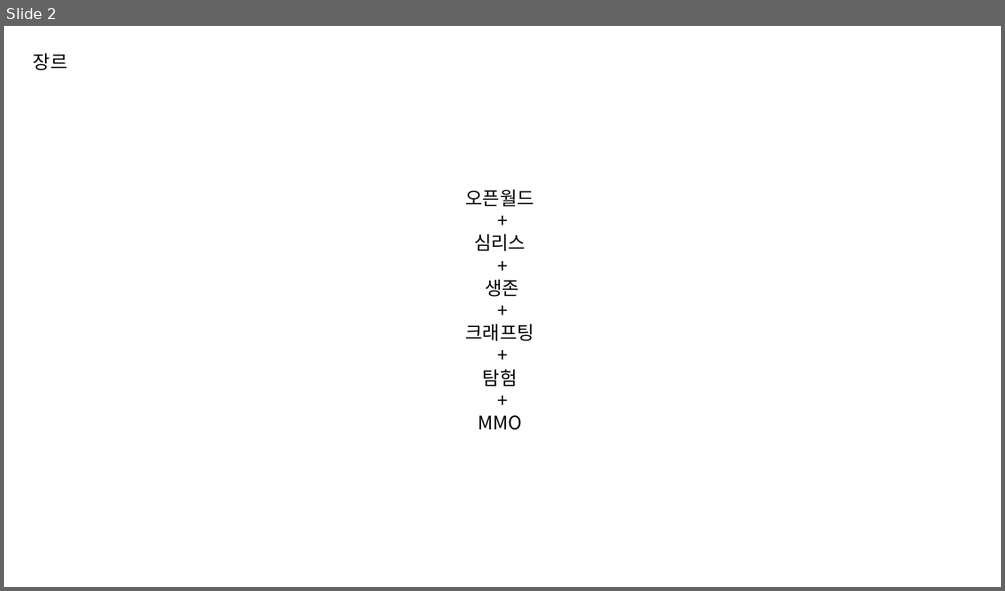
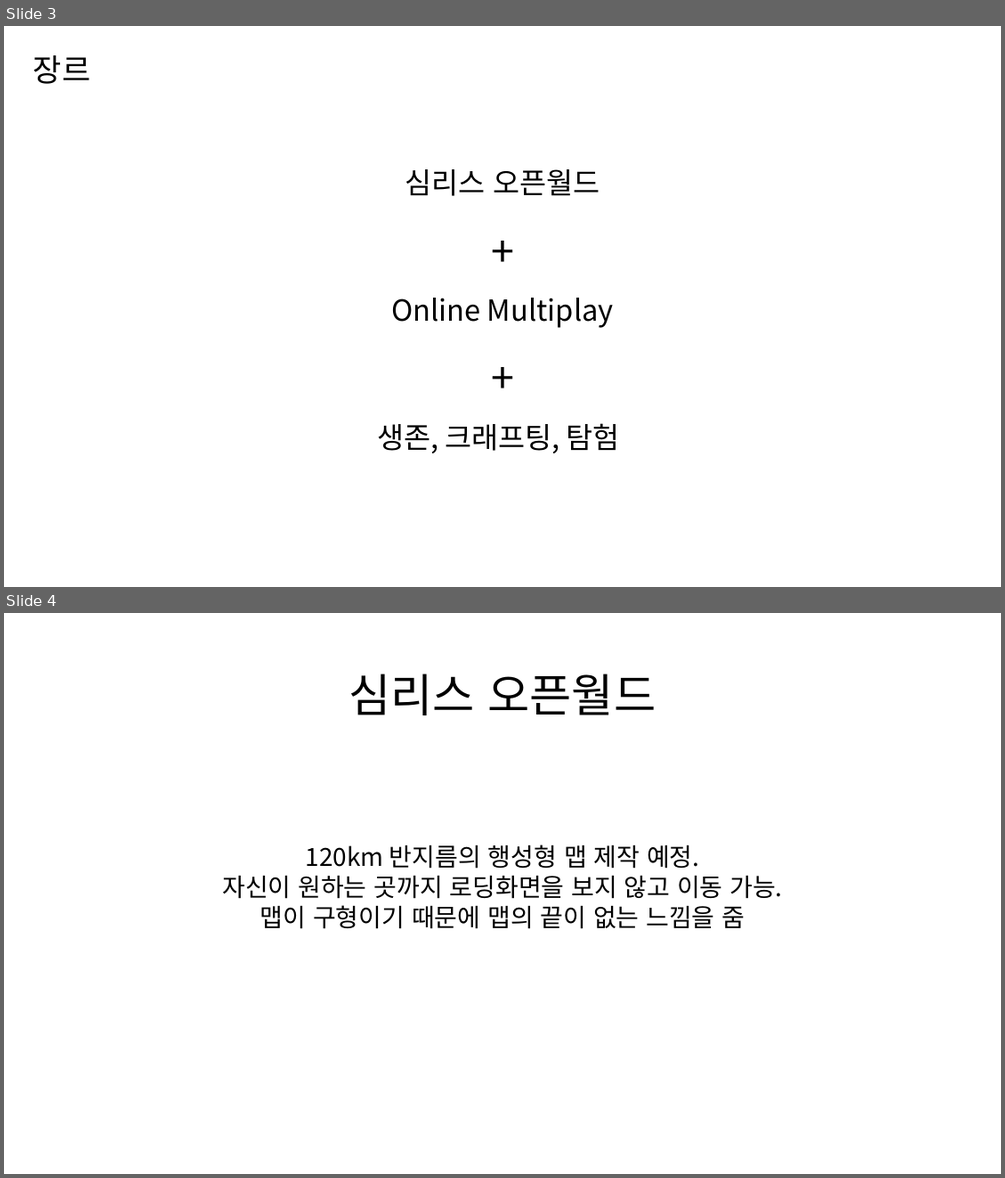
Before and after one commit to PinkBourbon/ProjectG, a slide deck: 0_Document/크루모빌PPT틀.pptx. Shown one above the other, each under a label of ours: slide 2 before the commit, slides 3 and 4 after it. The pictures are 1005x591 and 1005x1178 pixels, drawn with LibreOffice and Linux fonts; fonts in the diff are those of the drawing. Boxes give left, top, right and bottom in pixels: in the first picture for what was removed or moved away, otherwise in the second. Text is boxed around its words. In the diff, an @@ line names an element or a change of style, - is before the commit and + after.

```diff
--- a/0_Document/크루모빌PPT틀.pptx
+++ b/0_Document/크루모빌PPT틀.pptx
@@ slide 4 added at box(4, 613, 1001, 1174), background #FFFFFF @@
@@ title added at box(348, 674, 655, 715), 44 pt, text #000000 @@
+심리스 오픈월드
@@ text added at box(222, 844, 783, 929), 24 pt, text #000000 @@
+120km 반지름의 행성형 맵 제작 예정.
+자신이 원하는 곳까지 로딩화면을 보지 않고 이동 가능.
+맵이 구형이기 때문에 맵의 끝이 없는 느낌을 줌
@@ what was slide 2 is now slide 3 @@
@@ slide 3 changed as well @@
@@ text "장르" at box(33, 55, 90, 84): size 18 to 30 pt @@
@@ text "심리스 오픈월드": place and size @@
-text "심리스 오픈월드" at box(465, 189, 534, 430)
+text "심리스 오픈월드" at box(377, 169, 620, 453)
@@ text "심리스 오픈월드" at box(377, 169, 620, 453): size 18 to 40 pt in "+", "+"; line spacing 1 to 1.5 @@
@@ text at box(404, 169, 600, 196): text changed; size 18 to 28 pt @@
-오픈월드
+심리스 오픈월드
@@ text at box(391, 297, 614, 328): text changed; size 18 to 28 pt @@
-심리스
+Online Multiplay
@@ text at box(377, 423, 620, 453): text changed; size 18 to 28 pt @@
-생존
-+
-크래프팅
-+
-탐험
-+
-MMO
+생존, 크래프팅, 탐험
```
Also in this commit, not shown: 3 other slides changed, 12 other slides added, 4 slides removed, 1 other file.
